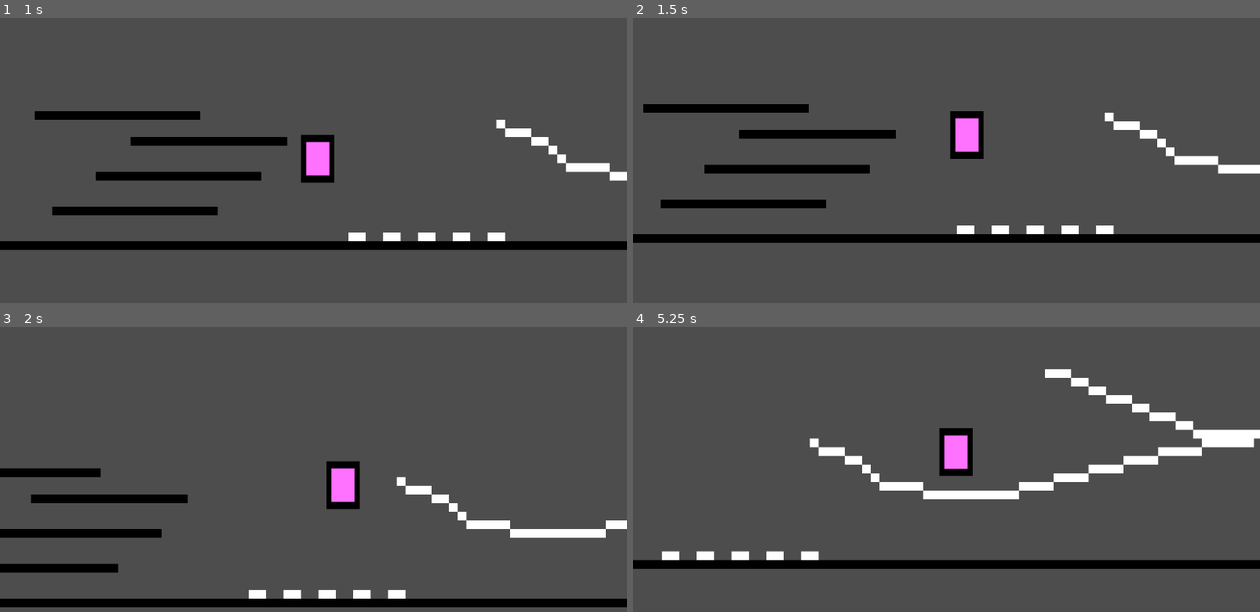
Above: before the commit, frames 1-4 (two rows, left to right).
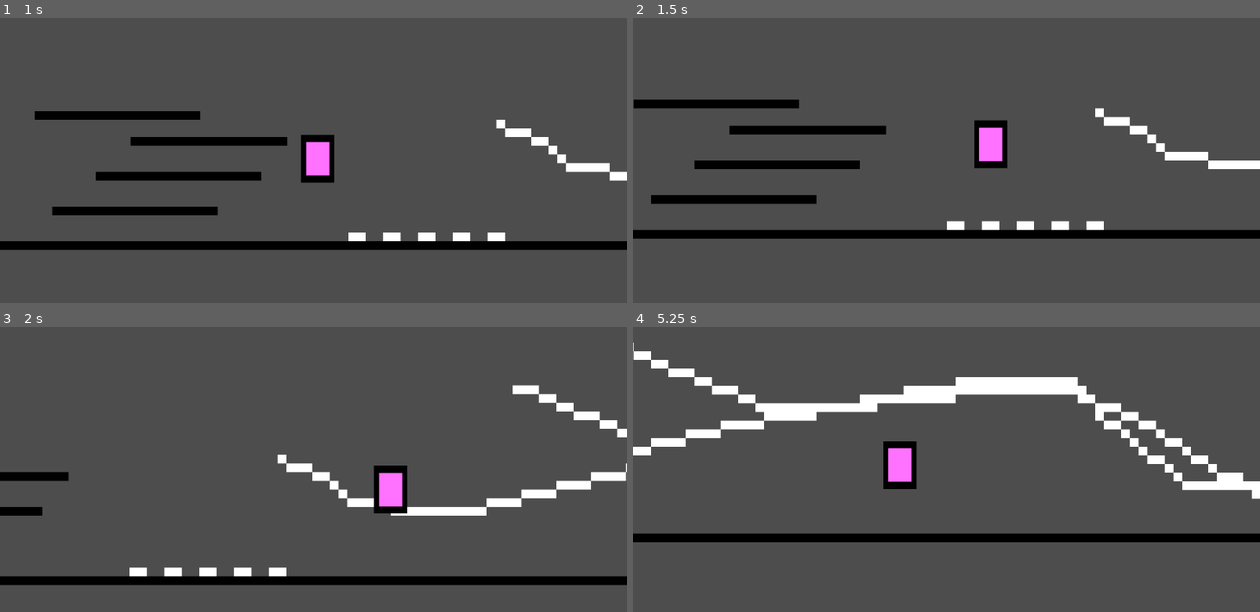
Above: after the commit, the same moments.

Repository: eumppe/MapleStory-Physics
Game: Godot game, scene res://Scenes/test_scene.tscn
Two runs of this game, one before a commit and one after it. Both use one fixed random seed, a clock stepped at 60 frames per second and the inputs below.
Inputs:
- Up to frame 1 (1 s): hold Right (key_right) from 0.53 s (still down); hold F (jump) from 0.53 s (still down)
- Up to frame 2 (1.5 s): keep holding Right (key_right); release F (jump) at 1.28 s; tap F (jump) at 1.35 s
- Up to frame 3 (2 s): keep holding Right (key_right); tap F (jump) at 1.52, 1.82 s
- Up to frame 4 (5.25 s): release Right (key_right) at 2.03 s; hold Left (key_left) 2.03-2.78 s; hold F (jump) 2.03-2.78 s; hold Right (key_right) 2.78-4.28 s; tap F (jump) at 2.85, 3.02, 3.32, 4.35, 4.52, 4.82 s; hold F (jump) 3.53-4.28 s; hold Left (key_left) 4.28-5.03 s; hold Right (key_right) from 5.03 s (still down); hold F (jump) from 5.03 s (still down)

Frame 1 is identical in both runs. In frame 2, 9.3% of the frame differs, in the area x 0-100%, y 28-79%; in frame 3, 15%; in frame 4, 17%, in the area x 0-100%, y 5-85%.

Commit message:
fixed_accel_func

Diff:
--- a/Scenes/player.tscn
+++ b/Scenes/player.tscn
@@ -15,7 +15,7 @@
 }]
 
 [sub_resource type="RectangleShape2D" id="RectangleShape2D_cvnsp"]
-size = Vector2(59, 86)
+size = Vector2(26, 86)
 
 [node name="Player" type="CharacterBody2D"]
 collision_layer = 2
--- a/Scripts/player.gd
+++ b/Scripts/player.gd
@@ -20,11 +20,21 @@
 		return AIR_FRICTION
 
 func clamp_accel(linear_velocity:float, accel:float, max_velocity:float) -> float:
-	return clamp(linear_velocity+accel,-max_velocity,max_velocity) - linear_velocity
+	if accel>0:
+		if linear_velocity>max_velocity:
+			return 0
+		return min(linear_velocity+accel,max_velocity) - linear_velocity
+	else:
+		if linear_velocity<-max_velocity:
+			return 0
+		return max(linear_velocity+accel,-max_velocity) - linear_velocity
+
 
 var face = 1
 var djc = 0
 var maxdj = 2
+var ujc = 0
+var maxuj = 1
 func _physics_process(delta: float) -> void:
 	var direction := Input.get_axis("key_left", "key_right")
 	if direction:
@@ -42,6 +52,7 @@
 	# Add the gravity.
 	if is_on_floor():
 		djc=0
+		ujc=0
 		# Handle jump.
 		if Input.is_action_pressed("jump"):
 			velocity.y = JUMP_VELOCITY
@@ -59,16 +70,20 @@
 
 
 	else:
-		var dj_speed=SPEED+300
-		var dj_acc=SPEED+300
-		var dj_up_speed=SPEED+300
-		var dj_up_acc=SPEED+300
+
+
 		if djc<maxdj and Input.is_action_just_pressed("jump"):
 			djc+=1
-			if abs(velocity.x) < SPEED + 500:
+			if ujc<maxuj and Input.is_action_pressed("key_up"):
+				ujc +=1
+				velocity.y += clamp_accel(velocity.y, -1200, 1200)
+			else:
+				var dj_speed=SPEED+500
+				var dj_acc=SPEED+500
+				var dj_up_speed=500
+				var dj_up_acc=500
 				velocity.x += clamp_accel(velocity.x, dj_acc*face, dj_speed)
-			if abs(velocity.y) < SPEED + 200:
-				velocity.y -= 200
+				velocity.y += clamp_accel(velocity.y, -dj_up_acc, dj_up_speed)
 		velocity += GRAVITY * delta * Vector2.DOWN
 	print(velocity.x)
 	move_and_slide()
Not shown, added: export_presets.cfg
Not shown, added: MaplePhysics.console.exe
Not shown, added: MaplePhysics.exe
Not shown, added: MaplePhysics.zip
